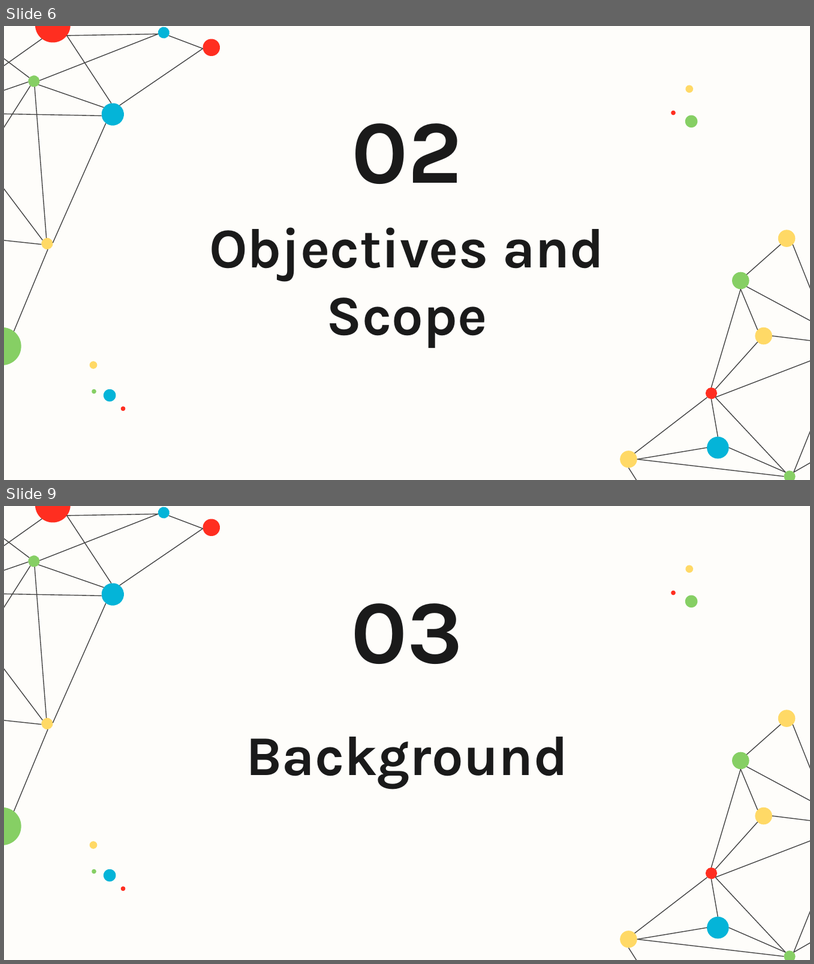
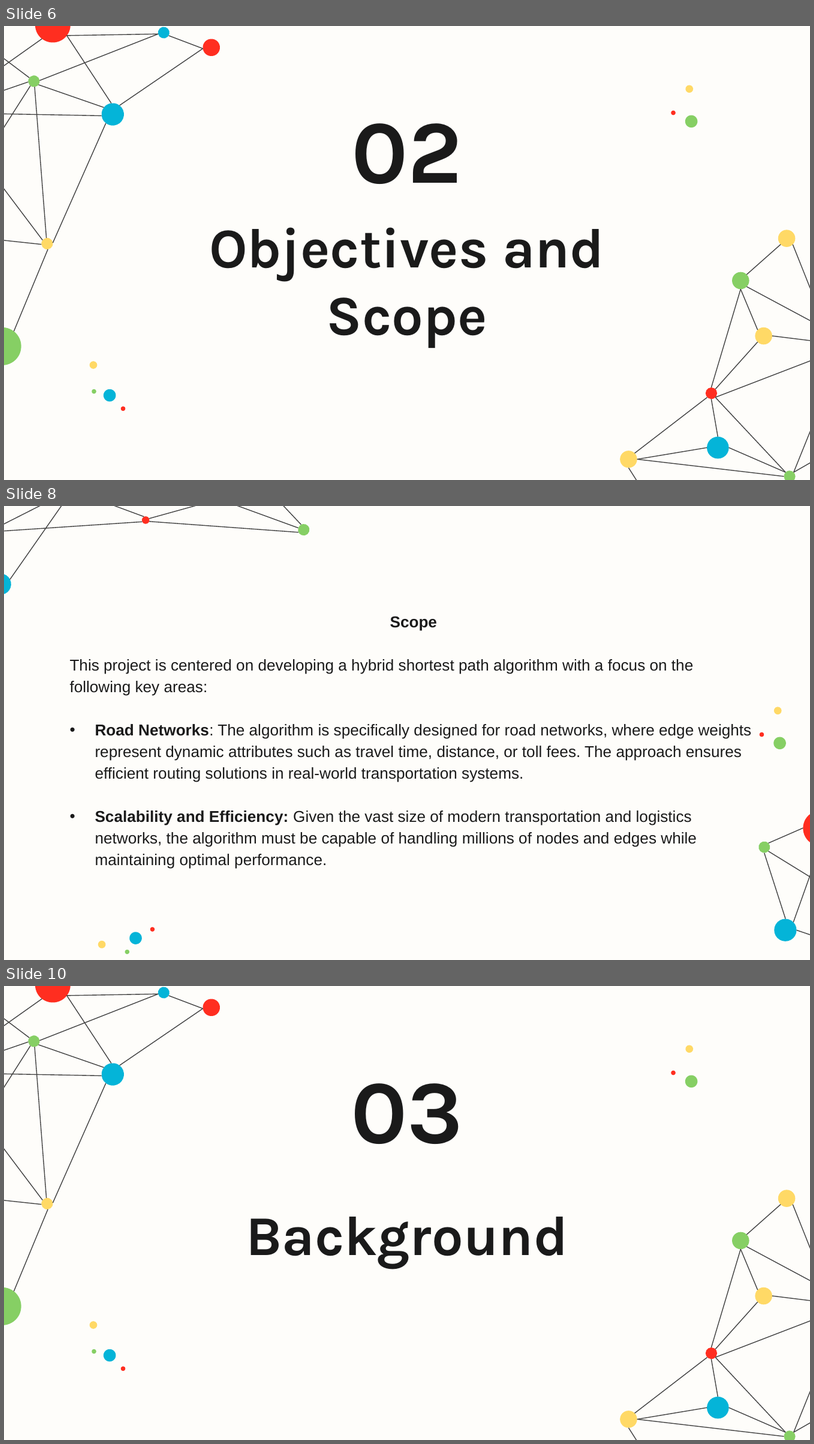
Before and after one commit to Chand-ra/Mini-Project, a slide deck: presentation/presentation.pptx. Shown one above the other, each under a label of ours: slides 6 and 9 before the commit, slides 6, 8 and 10 after it; the slides between them are not shown. The pictures are 814x964 and 814x1444 pixels, drawn with LibreOffice and Linux fonts; fonts in the diff are those of the drawing. Boxes give left, top, right and bottom in pixels: in the first picture for what was removed or moved away, otherwise in the second. Text is boxed around its words. In the diff, an @@ line names an element or a change of style, - is before the commit and + after.

Commit message:
Add code for A* and presentation

```diff
--- a/presentation/presentation.pptx
+++ b/presentation/presentation.pptx
@@ slide 8 added at box(4, 506, 810, 960), background #FEFDFA @@
@@ text added at box(70, 616, 752, 868), 14 pt, text #1A1A1A @@
+Scope
+This project is centered on developing a hybrid shortest path algorithm with a focus on the following key areas:
+• Road Networks: The algorithm is specifically designed for road networks, where edge weights represent dynamic attributes such as travel time, distance, or toll fees. The approach ensures efficient routing solutions in real-world transportation systems.
+• Scalability and Efficiency: Given the vast size of modern transportation and logistics networks, the algorithm must be capable of handling millions of nodes and edges while maintaining optimal performance.
@@ group added at box(4, 506, 810, 960): 14 lines, 7 ellipses @@
@@ group added at box(98, 706, 788, 955): 7 ellipses @@
@@ what was slide 9 is now slide 10 @@
```
Also in this commit, not shown: 2 other slides added, 2 slides removed, 2 other files.
